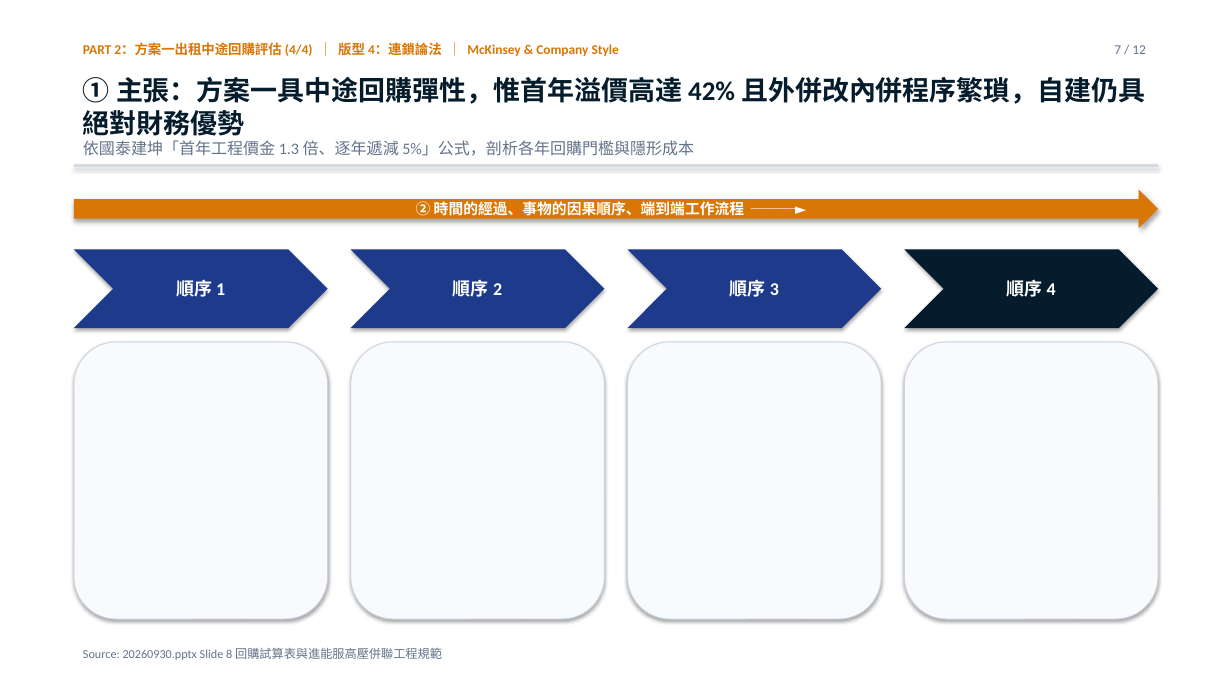
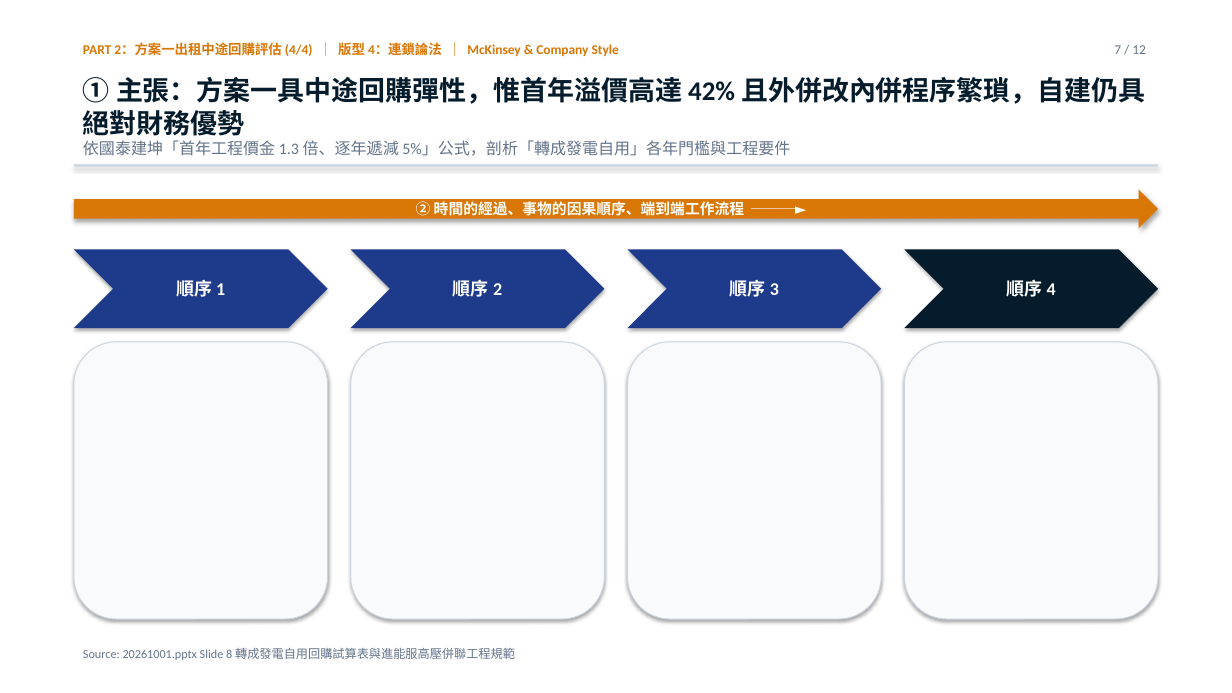
Before and after one commit to davidyeh51/jugang-solar-platform, a slide deck: slide 7 of assets/鉅鋼機械_光電方案簡報_MEDDIC顧問版.pptx. Drawn at 1232x693 pixels with LibreOffice and Linux fonts; fonts in the diff are those of the drawing. Boxes give left, top, right and bottom in pixels: in the first picture for what was removed or moved away, otherwise in the second. Text is boxed around its words. In the diff, an @@ line names an element or a change of style, - is before the commit and + after.

```diff
--- a/assets/鉅鋼機械_光電方案簡報_MEDDIC顧問版.pptx
+++ b/assets/鉅鋼機械_光電方案簡報_MEDDIC顧問版.pptx
@@ text at [83,140,790,156]: text changed @@
-依國泰建坤「首年工程價金 1.3 倍、逐年遞減 5%」公式，剖析各年回購門檻與隱形成本
+依國泰建坤「首年工程價金 1.3 倍、逐年遞減 5%」公式，剖析「轉成發電自用」各年門檻與工程要件
@@ text at [83,648,515,660]: text changed @@
-Source: 20260930.pptx Slide 8 回購試算表與進能服高壓併聯工程規範
+Source: 20261001.pptx Slide 8 轉成發電自用回購試算表與進能服高壓併聯工程規範
```
Also in this commit, not shown: 4 other slides changed, 1 other file.
